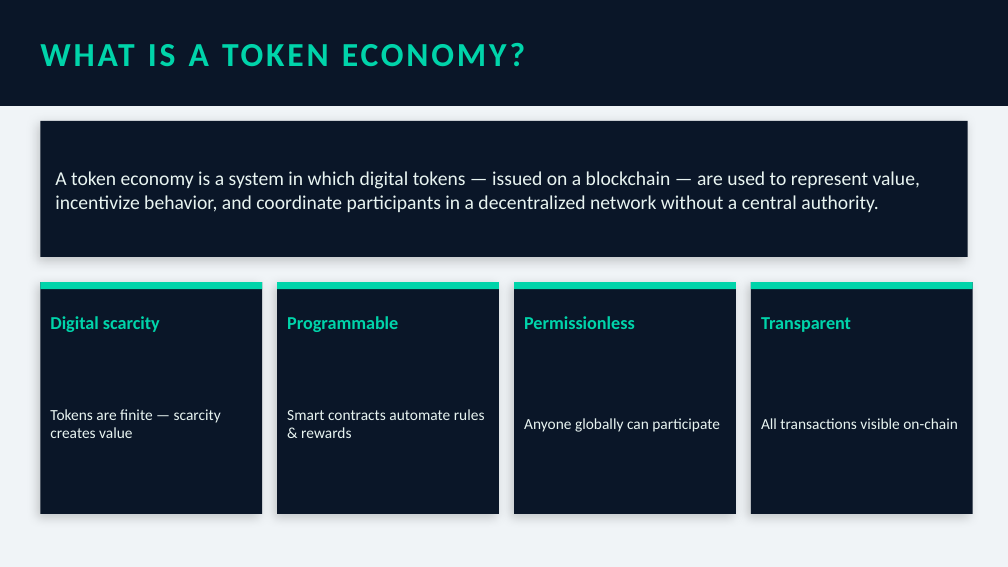
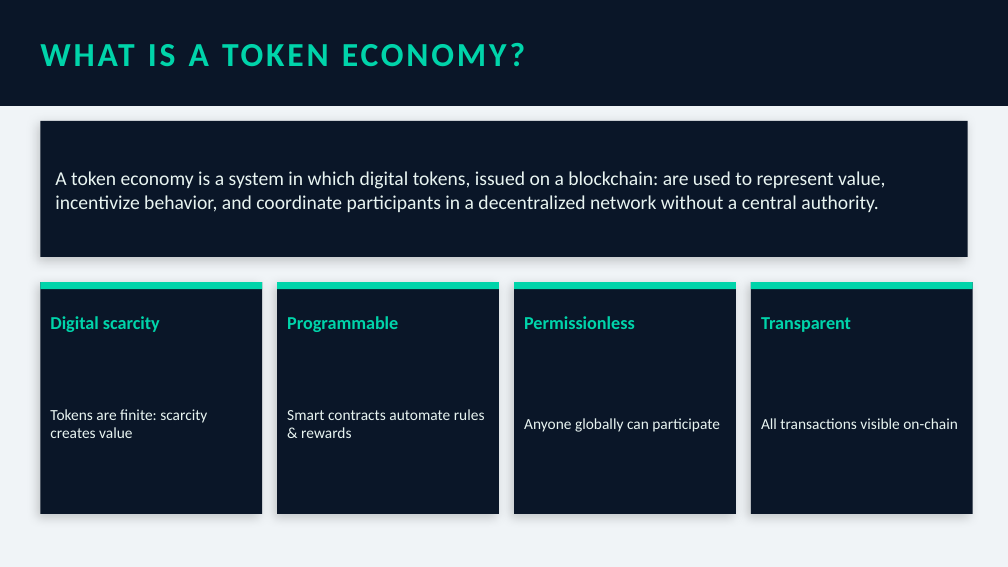
Before and after one commit to McLight-Note/Introduction-to-BlockChain, a slide deck: slide 3 of token_economies.pptx. Drawn at 1008x567 pixels with LibreOffice and Linux fonts; fonts in the diff are those of the drawing. Boxes give left, top, right and bottom in pixels: in the first picture for what was removed or moved away, otherwise in the second. Text is boxed around its words. In the diff, an @@ line names an element or a change of style, - is before the commit and + after.

```diff
--- a/token_economies.pptx
+++ b/token_economies.pptx
@@ text at (55,171,885,212): text changed @@
-A token economy is a system in which digital tokens — issued on a blockchain — are used to represent value, incentivize behavior, and coordinate participants in a decentralized network without a central authority.
+A token economy is a system in which digital tokens, issued on a blockchain: are used to represent value, incentivize behavior, and coordinate participants in a decentralized network without a central authority.
@@ text at (50,409,207,438): text changed @@
-Tokens are finite — scarcity creates value
+Tokens are finite: scarcity creates value
```
Also in this commit, not shown: 13 other slides changed.
